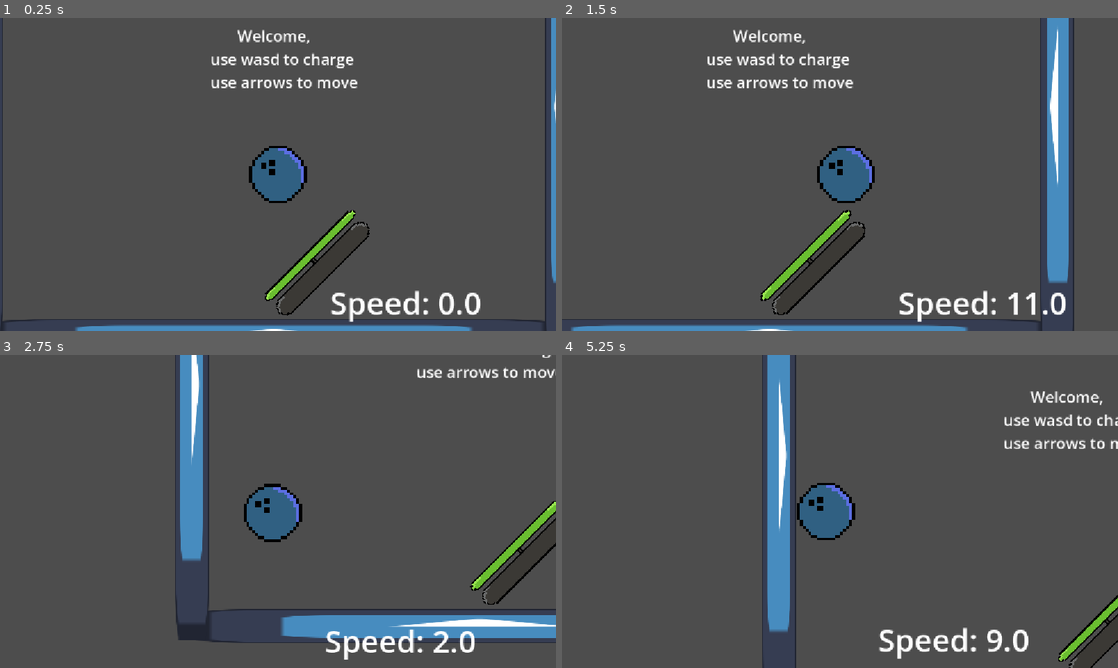
Above: before the commit, frames 1-4 (two rows, left to right).
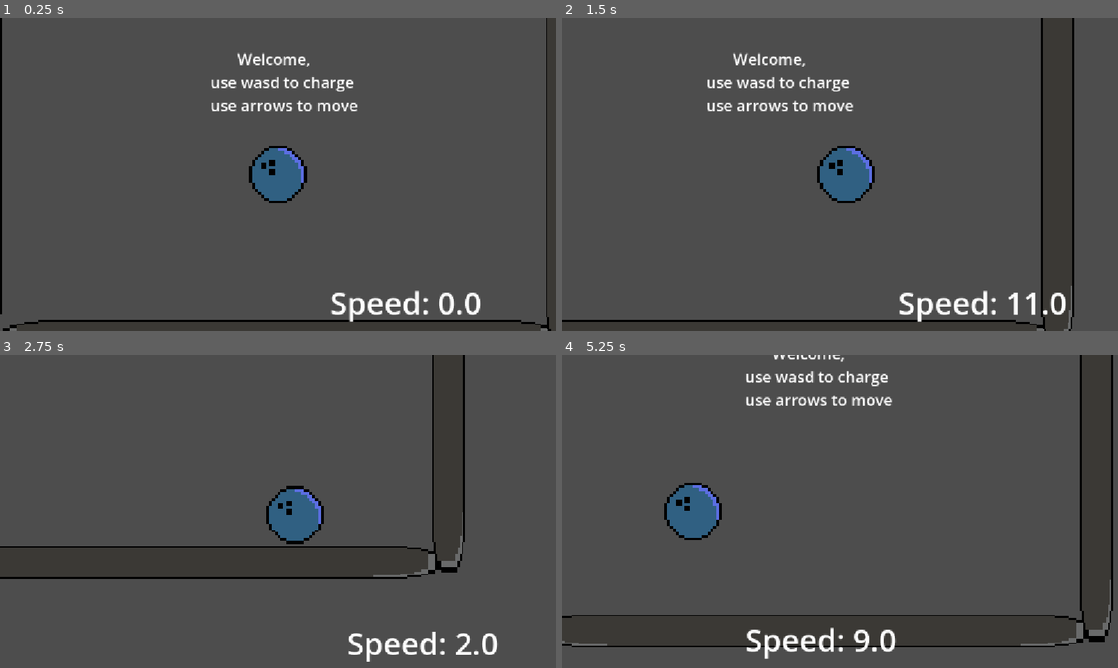
Above: after the commit, the same moments.

Repository: OlusenBg/Strikegame
Game: Godot game, scene res://Main.tscn
Two runs of this game, one before a commit and one after it. Both use one fixed random seed, a clock stepped at 60 frames per second and the inputs below. The engine's default icon, where the game draws it, is replaced by a stand-in: a white triangle on a blue panel in a dark square.
Inputs:
- Up to frame 1 (0.25 s): no input
- Up to frame 2 (1.5 s): tap Enter at 0.5 s; hold Right (move_right) 0.53-1.28 s; hold S (down) from 1.28 s (still down)
- Up to frame 3 (2.75 s): release S (down) at 2.03 s; hold Right (move_right) from 2.03 s (still down)
- Up to frame 4 (5.25 s): release Right (move_right) at 2.78 s; hold Up (move_up) 2.78-3.53 s; hold A (left) 3.53-5.03 s; tap Space at 5 s; hold S (down) from 5.03 s (still down)

The runs differ from the first frame. In frame 1, 8.7% of the frame differs, in the area x 0-100%, y 0-100%; in frame 2, 12%; in frame 3, 14%, in the area x 0-100%, y 0-98%; in frame 4, 13%.

Commit message:
added stuff
Added death screen and retry button
replaced wall sprite with the real one

Diff:
--- a/CameraMovement.gd
+++ b/CameraMovement.gd
@@ -4,8 +4,23 @@
 @onready var CAMERA = $Camera2D
 @onready var SPEED_DISPLAY = $Camera2D/Speed_display
 
+func _ready() -> void:
+	SPEED_DISPLAY.show()
+	$Camera2D/You_lost_screen.hide()
+
 func _process(delta: float) -> void:
 	CAMERA.position.x = PLAYER.position.x
 	CAMERA.position.y = PLAYER.position.y
 
 	SPEED_DISPLAY.text = "Speed: " + str($Player.speed/100)
+	if $Player.dead == true:
+		SPEED_DISPLAY.hide()
+		await get_tree().create_timer(1.5).timeout
+		$Camera2D/You_lost_screen.show()
+
+		get_tree().paused = true
+
+
+func _on_retry_pressed() -> void:
+	get_tree().paused = false
+	get_tree().reload_current_scene()
--- a/Main.tscn
+++ b/Main.tscn
@@ -5,6 +5,8 @@
 [ext_resource type="PackedScene" uid="uid://ce4hk6tf8lxq" path="res://bouncewalls.tscn" id="3_r0du0"]
 [ext_resource type="PackedScene" uid="uid://vypgufko4wtq" path="res://normalwalls.tscn" id="4_cm0pq"]
 [ext_resource type="PackedScene" uid="uid://8a146ljcpp1v" path="res://spiked_walls.tscn" id="5_fos0i"]
+
+[sub_resource type="CanvasTexture" id="CanvasTexture_epmtf"]
 
 [node name="Game" type="Node2D" unique_id=1622507801]
 position = Vector2(0, 4)
@@ -24,12 +26,40 @@
 theme_override_font_sizes/font_size = 64
 text = "Speed: "
 
+[node name="You_lost_screen" type="Node2D" parent="Camera2D" unique_id=1264646231]
+
+[node name="Label" type="Label" parent="Camera2D/You_lost_screen" unique_id=999464421]
+z_index = 32
+offset_left = -210.0
+offset_top = -52.0
+offset_right = 176.0
+offset_bottom = 36.0
+theme_override_colors/font_color = Color(0.83127165, 0, 0.0024218431, 1)
+theme_override_font_sizes/font_size = 64
+text = "You're DEAD"
+
+[node name="Sprite2D" type="Sprite2D" parent="Camera2D/You_lost_screen" unique_id=1705871618]
+modulate = Color(0.3515629, 0.3515629, 0.35156286, 1)
+z_index = 27
+position = Vector2(61.000015, 8.5)
+scale = Vector2(1352, 727)
+texture = SubResource("CanvasTexture_epmtf")
+
+[node name="Retry" type="Button" parent="Camera2D/You_lost_screen" unique_id=260028089]
+process_mode = 2
+z_index = 35
+offset_left = -226.0
+offset_top = 117.0
+offset_right = 244.0
+offset_bottom = 221.0
+theme_override_font_sizes/font_size = 64
+text = "Retry"
+
 [node name="tutorial" type="Node2D" parent="." unique_id=990749453]
 
 [node name="walls" parent="tutorial" unique_id=189394994 instance=ExtResource("3_r0du0")]
-position = Vector2(82.999756, 184.99994)
+position = Vector2(2119, -598)
 rotation = -0.7853982
-right_tilted = true
 
 [node name="walls2" parent="tutorial" unique_id=172413421 instance=ExtResource("3_r0du0")]
 position = Vector2(-16, -1165)
@@ -38,9 +68,9 @@
 
 [node name="Label" type="Label" parent="tutorial" unique_id=3059984]
 offset_left = -196.0
-offset_top = -310.0
+offset_top = -262.0
 offset_right = 197.0
-offset_bottom = -217.0
+offset_bottom = -121.0
 theme_override_font_sizes/font_size = 32
 text = "              Welcome,
        use wasd to charge
@@ -106,3 +136,5 @@
 theme_override_font_sizes/font_size = 32
 text = "Spiked walls
        kill you"
+
+[connection signal="pressed" from="Camera2D/You_lost_screen/Retry" to="." method="_on_retry_pressed"]
--- a/normalwalls.tscn
+++ b/normalwalls.tscn
@@ -1,6 +1,6 @@
 [gd_scene format=3 uid="uid://vypgufko4wtq"]
 
-[ext_resource type="Texture2D" uid="uid://db8i5dd0vnqd0" path="res://icon.svg" id="1_gj5id"]
+[ext_resource type="Texture2D" uid="uid://dxd51hptj5s0b" path="res://Sprites/Wall normal.png" id="1_gj5id"]
 
 [sub_resource type="RectangleShape2D" id="RectangleShape2D_t71yc"]
 size = Vector2(254, 67)
@@ -8,8 +8,10 @@
 [node name="Normalwalls" type="StaticBody2D" unique_id=974586526]
 
 [node name="Sprite2D" type="Sprite2D" parent="." unique_id=1939950930]
-position = Vector2(-11.099997, -3.2999973)
-scale = Vector2(2.0640626, 0.5515625)
+texture_filter = 1
+position = Vector2(-8.561241, -2.4500618)
+rotation = 1.5707964
+scale = Vector2(3.371759, 3.1777105)
 texture = ExtResource("1_gj5id")
 
 [node name="CollisionShape2D" type="CollisionShape2D" parent="." unique_id=129869234]
--- a/player.gd
+++ b/player.gd
@@ -4,6 +4,10 @@
 @export var speed: float = 0
 @export var speed_limit = 3000
 var charged = false
+var dead = false
+
+func _ready() -> void:
+	dead = false
 
 func _physics_process(delta: float) -> void:
 	var input := Vector2.ZERO
@@ -83,7 +87,9 @@
 		if velocity.x == 0 && velocity.y == 0:
 			charged = false
 
-
+	if dead:
+		velocity.x = 0
+		velocity.y = 0
 
 
 	move_and_slide()
--- a/spiked_walls.gd
+++ b/spiked_walls.gd
@@ -14,4 +14,4 @@
 
 func _on_body_shape_entered(body_rid: RID, body: Node2D, body_shape_index: int, local_shape_index: int) -> void:
 	if body.is_in_group("player"):
-		get_tree().paused = true
+		body.dead = true
